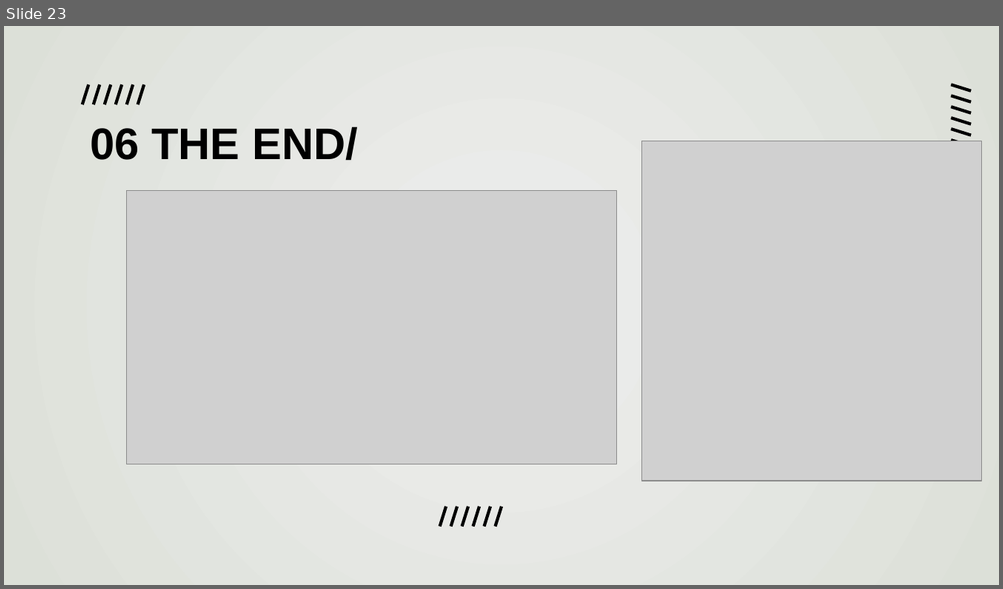
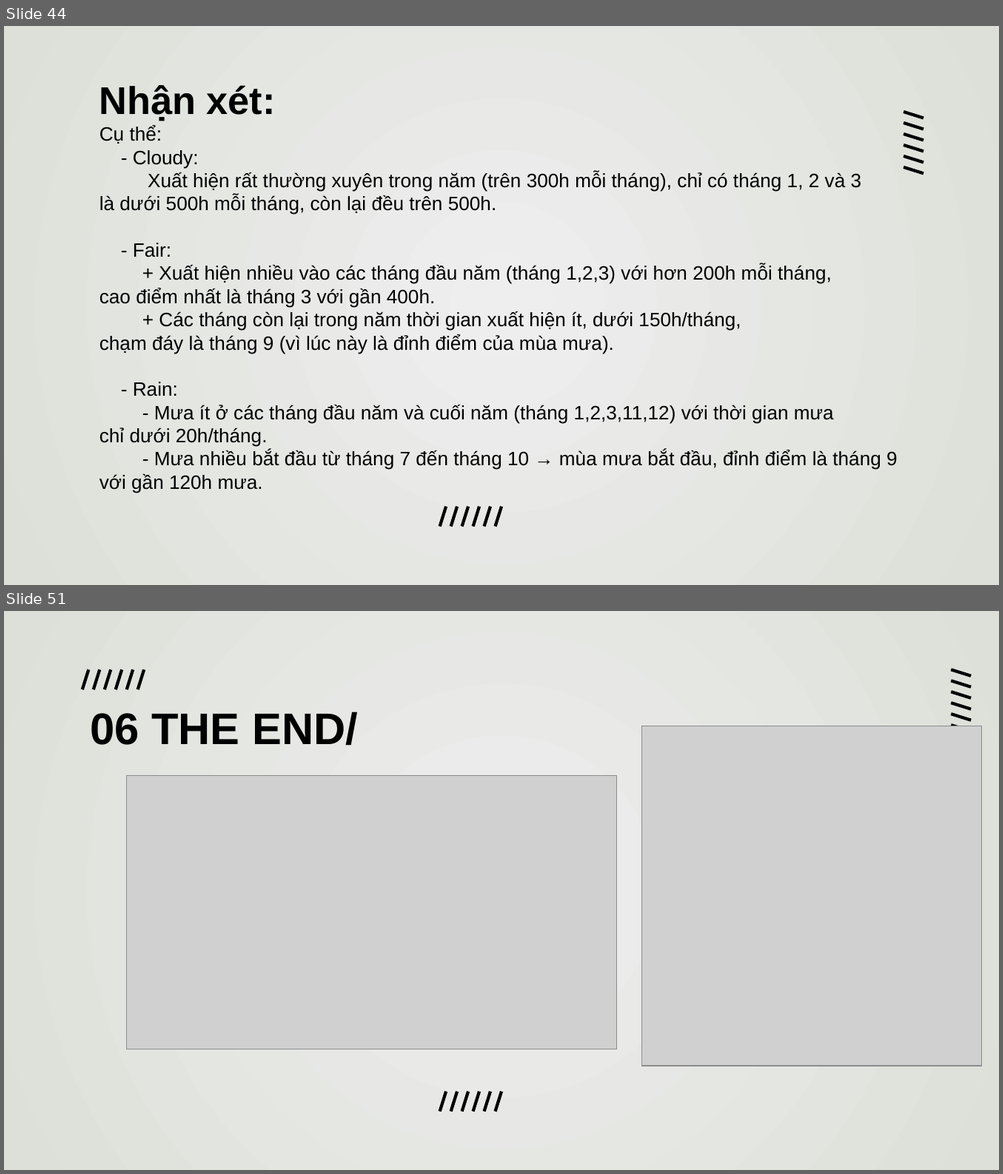
Before and after one commit to duongtanton/NP-KHDL-Gr9, a slide deck: group09.pptx. Shown one above the other, each under a label of ours: slide 23 before the commit, slides 44 and 51 after it; the slides between them are not shown. The pictures are 1003x589 and 1003x1174 pixels, drawn with LibreOffice and Linux fonts; fonts in the diff are those of the drawing; grey boxes stand for pictures. Boxes give left, top, right and bottom in pixels: in the first picture for what was removed or moved away, otherwise in the second. Text is boxed around its words. In the diff, an @@ line names an element or a change of style, - is before the commit and + after.

```diff
--- a/group09.pptx
+++ b/group09.pptx
@@ slide 44 added at box(4, 26, 999, 585), background gradient #EEEEEE to #DCE0D8 @@
@@ text added at box(99, 85, 897, 494), 14 pt, text #000000 @@
+Nhận xét:
+Cụ thể:
+- Cloudy:
+Xuất hiện rất thường xuyên trong năm (trên 300h mỗi tháng), chỉ có tháng 1, 2 và 3
+là dưới 500h mỗi tháng, còn lại đều trên 500h.
+- Fair:
++ Xuất hiện nhiều vào các tháng đầu năm (tháng 1,2,3) với hơn 200h mỗi tháng,
+cao điểm nhất là tháng 3 với gần 400h.
++ Các tháng còn lại trong năm thời gian xuất hiện ít, dưới 150h/tháng,
+chạm đáy là tháng 9 (vì lúc này là đỉnh điểm của mùa mưa).
+- Rain:
+- Mưa ít ở các tháng đầu năm và cuối năm (tháng 1,2,3,11,12) với thời gian mưa
+chỉ dưới 20h/tháng.
+- Mưa nhiều bắt đầu từ tháng 7 đến tháng 10 → mùa mưa bắt đầu, đỉnh điểm là tháng 9
+với gần 120h mưa.
@@ group added at box(903, 112, 923, 173): 6 lines @@
@@ group added at box(440, 506, 501, 526): 6 lines @@
@@ what was slide 23 is now slide 51 @@
```
Also in this commit, not shown: 4 slides changed, 27 other slides added.
